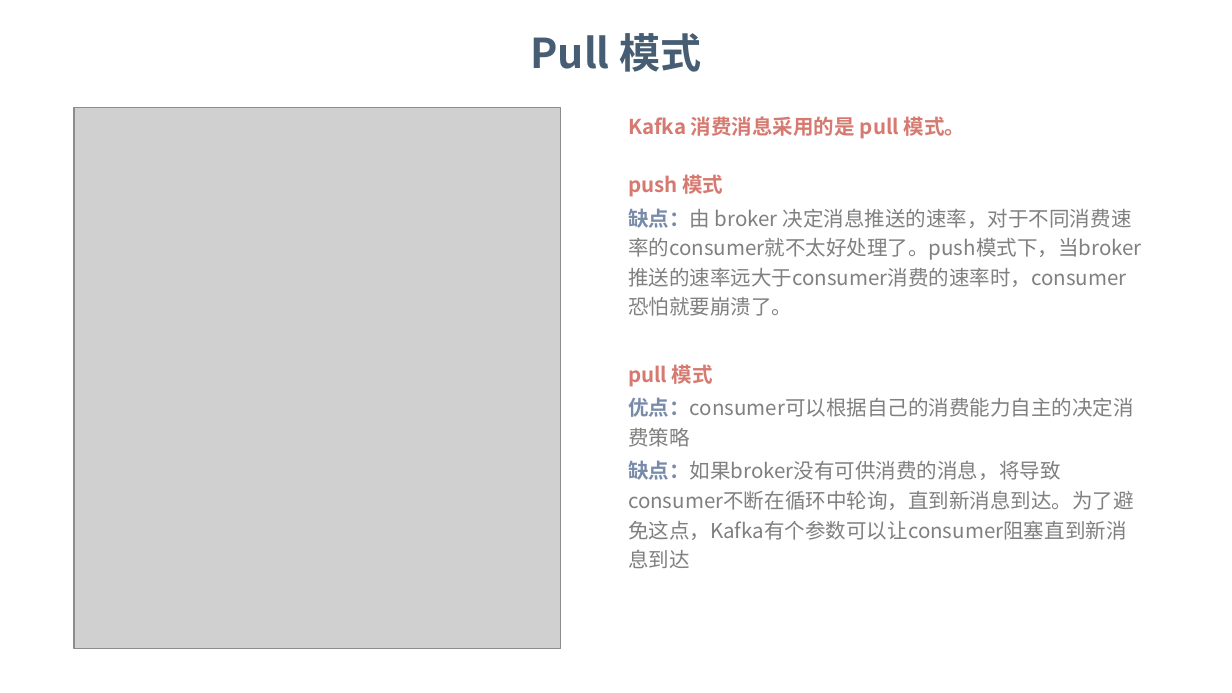
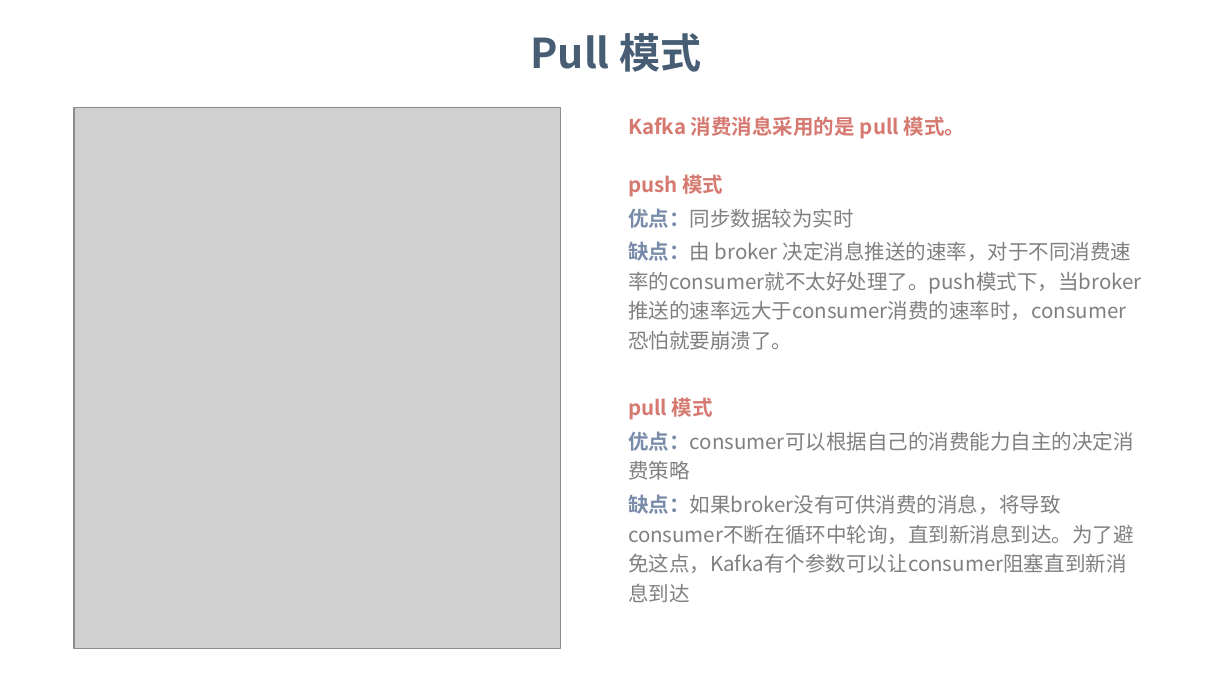
Before and after one commit to dunwu/bigdata-tutorial, a slide deck: slide 15 of assets/kafka/kafka.pptx. Drawn at 1232x693 pixels with LibreOffice and Linux fonts; fonts in the diff are those of the drawing; grey boxes stand for pictures; background and template pictures are left out. Boxes give left, top, right and bottom in pixels: in the first picture for what was removed or moved away, otherwise in the second. Text is boxed around its words. In the diff, an @@ line names an element or a change of style, - is before the commit and + after.

```diff
--- a/assets/kafka/kafka.pptx
+++ b/assets/kafka/kafka.pptx
@@ text at [628,208,854,228]: paragraph added @@
+优点：同步数据较为实时
```
Also in this commit, not shown: 18 other slides changed, 2 other files.
